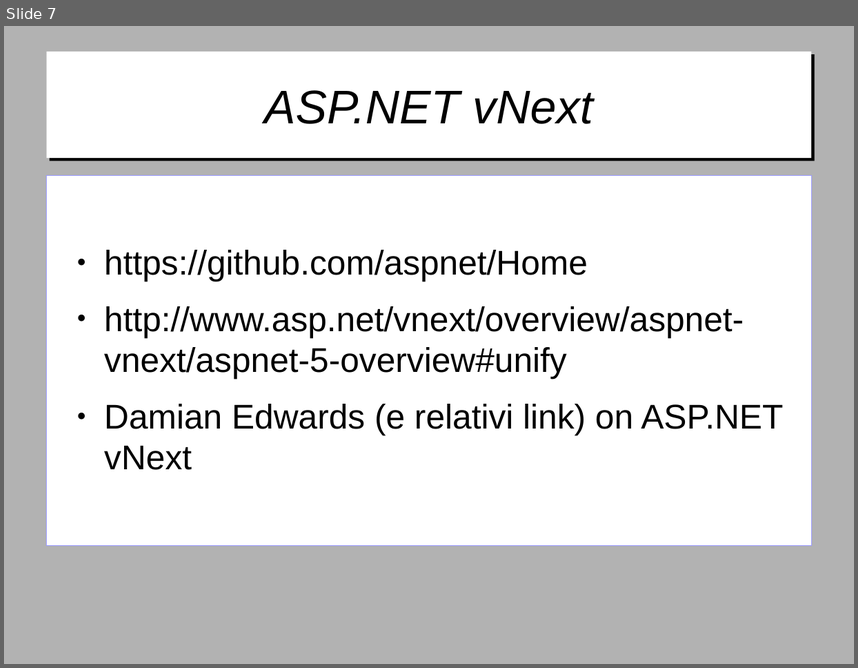
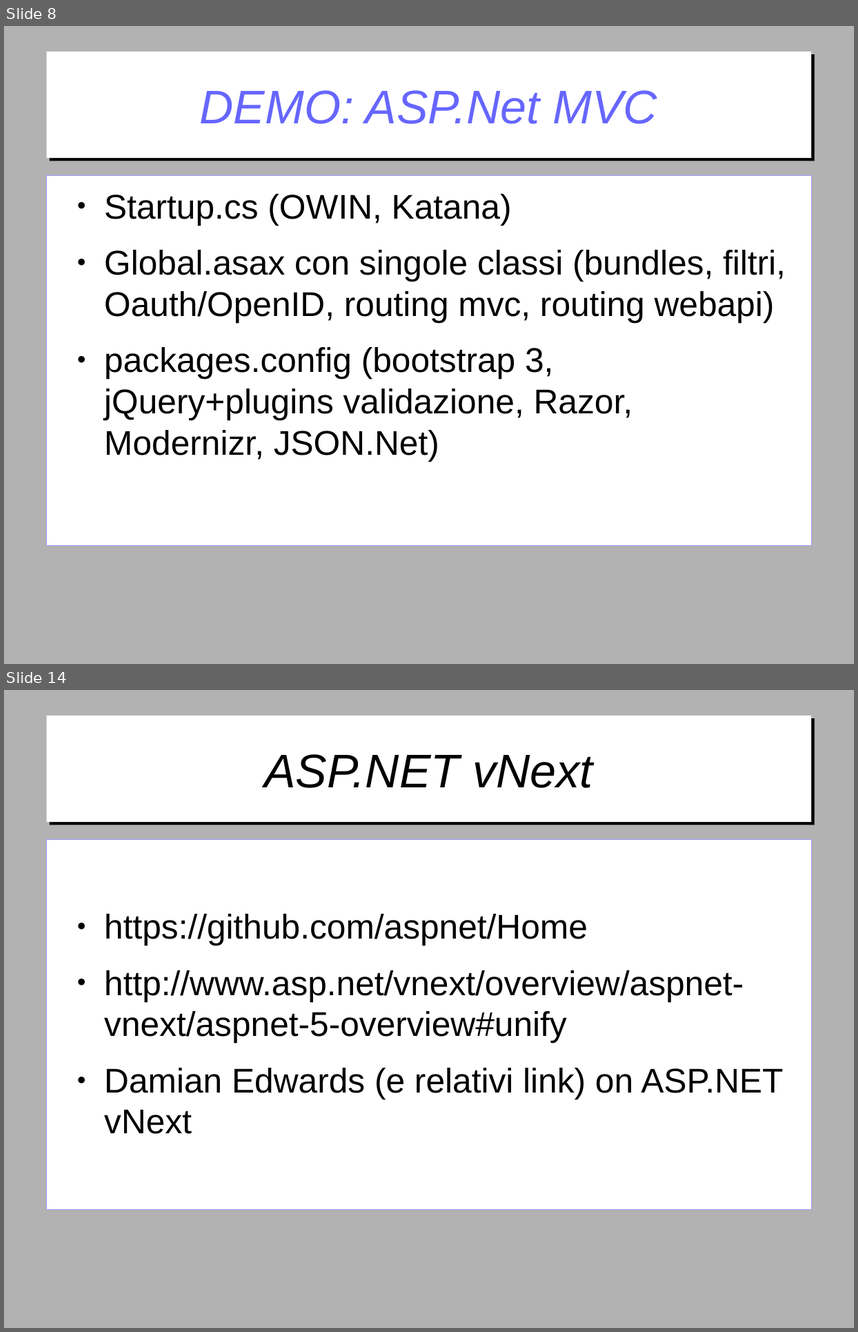
Before and after one commit to gitfer/ARXCourse, a slide deck: ARXCourse.odp. Shown one above the other, each under a label of ours: slide 7 before the commit, slides 8 and 14 after it; the slides between them are not shown. The pictures are 858x668 and 858x1332 pixels, drawn with LibreOffice and Linux fonts; fonts in the diff are those of the drawing; background and template pictures are left out. Boxes give left, top, right and bottom in pixels: in the first picture for what was removed or moved away, otherwise in the second. Text is boxed around its words. In the diff, an @@ line names an element or a change of style, - is before the commit and + after.

Commit message:
Demo MVC, slides e minor changes per RazorDemo

```diff
--- a/ARXCourse.odp
+++ b/ARXCourse.odp
@@ slide 8 added at bbox=[4, 26, 854, 664], background #B2B2B2 @@
@@ title added at bbox=[46, 52, 812, 158], fill #FFFFFF, 44 pt, text #6666FF, italic @@
+DEMO: ASP.Net MVC
@@ text added at bbox=[46, 175, 812, 544], fill #FFFFFF, outline #9999FF 0 pt, 32 pt, text #000000 @@
+● Startup.cs (OWIN, Katana)
+● Global.asax con singole classi (bundles, filtri, Oauth/OpenID, routing mvc, routing webapi)
+● packages.config (bootstrap 3, jQuery+plugins validazione, Razor, Modernizr, JSON.Net)
@@ what was slide 7 is now slide 14 @@
```
Also in this commit, not shown: 6 other slides added, 2 other files.
